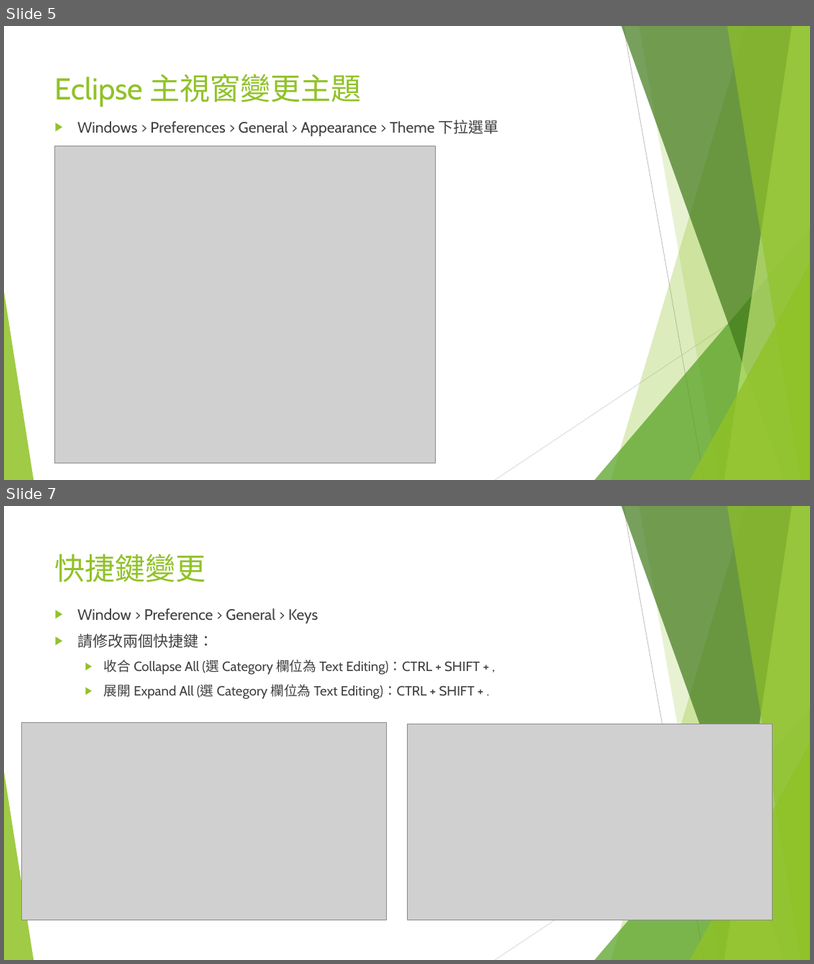
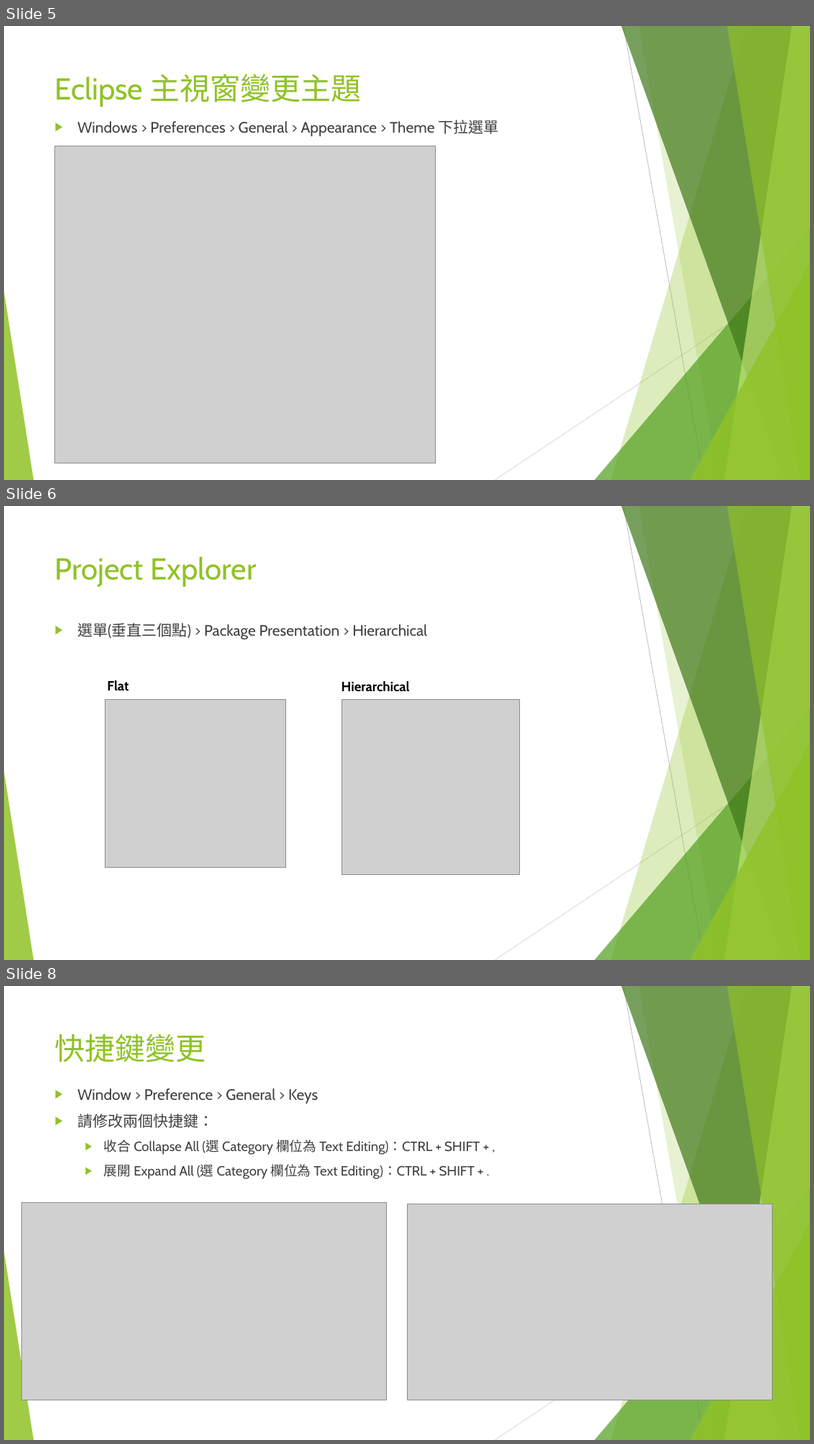
Before and after one commit to aweit-zhu/aweit-share, a slide deck: Java 相關/Eclipse 補充.pptx. Shown one above the other, each under a label of ours: slides 5 and 7 before the commit, slides 5, 6 and 8 after it; the slides between them are not shown. The pictures are 814x964 and 814x1444 pixels, drawn with LibreOffice and Linux fonts; fonts in the diff are those of the drawing; grey boxes stand for pictures. Boxes give left, top, right and bottom in pixels: in the first picture for what was removed or moved away, otherwise in the second. Text is boxed around its words. In the diff, an @@ line names an element or a change of style, - is before the commit and + after.

```diff
--- a/Java 相關/Eclipse 補充.pptx
+++ b/Java 相關/Eclipse 補充.pptx
@@ slide 6 added at (x1=4, y1=506, x2=810, y2=960), background #FFFFFF; not listed: 10 template elements that a slide beside it also shows @@
@@ title added at (x1=55, y1=556, x2=256, y2=587), 36 pt, text #90C226 @@
+Project Explorer
@@ text added at (x1=77, y1=623, x2=427, y2=639), 18 pt, text #404040 @@
+▶ 選單(垂直三個點) > Package Presentation > Hierarchical
@@ picture added at (x1=105, y1=700, x2=286, y2=867) @@
@@ text added at (x1=107, y1=680, x2=129, y2=691), 16 pt, text #000000, bold @@
+Flat
@@ text added at (x1=342, y1=681, x2=410, y2=692), 16 pt, text #000000, bold @@
+Hierarchical
@@ picture added at (x1=342, y1=700, x2=520, y2=875) @@
@@ what was slide 7 is now slide 8 @@
```
Also in this commit, not shown: 1 slide changed, 5 other files.
